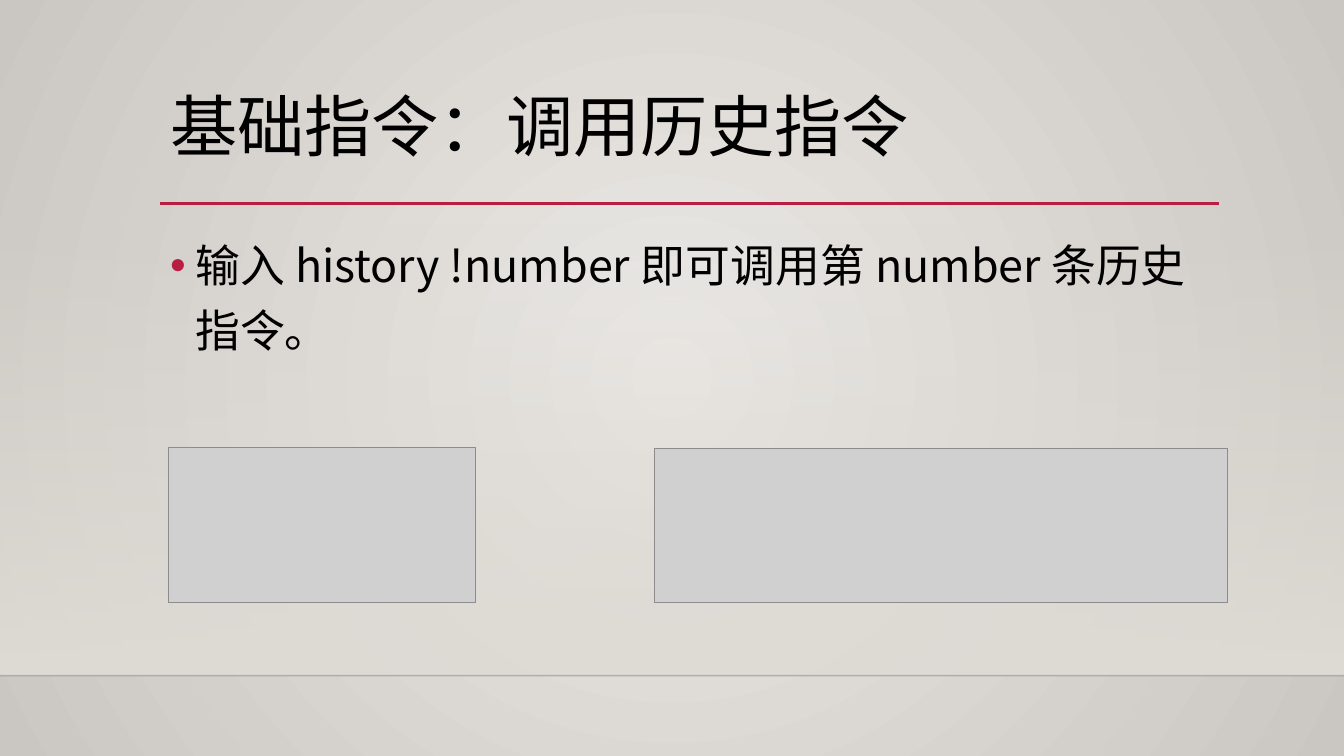
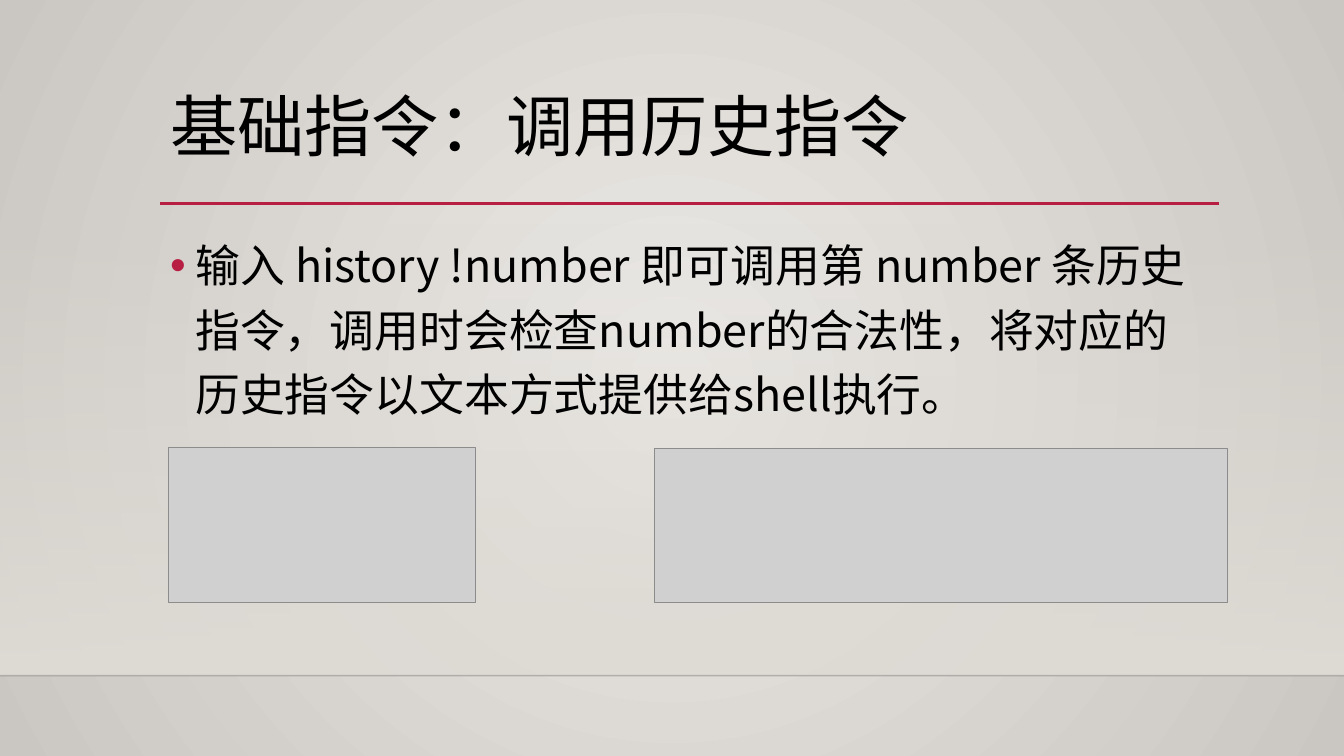
Before and after one commit to wuhaixu2016/xv6_OS, a slide deck: slide 9 of report/shell改进.pptx (slide 7 before the commit). Drawn at 1344x756 pixels with LibreOffice and Linux fonts; fonts in the diff are those of the drawing; grey boxes stand for pictures; background and template pictures are left out. Boxes give left, top, right and bottom in pixels: in the first picture for what was removed or moved away, otherwise in the second. Text is boxed around its words. In the diff, an @@ line names an element or a change of style, - is before the commit and + after.

```diff
--- a/report/shell改进.pptx
+++ b/report/shell改进.pptx
@@ text at (x1=195, y1=244, x2=1185, y2=415): text changed @@
-• 输入 history !number 即可调用第 number 条历史指令。
+• 输入 history !number 即可调用第 number 条历史指令，调用时会检查number的合法性，将对应的历史指令以文本方式提供给shell执行。
```
Also in this commit, not shown: 6 other slides changed, 2 slides added, 6 other files.
